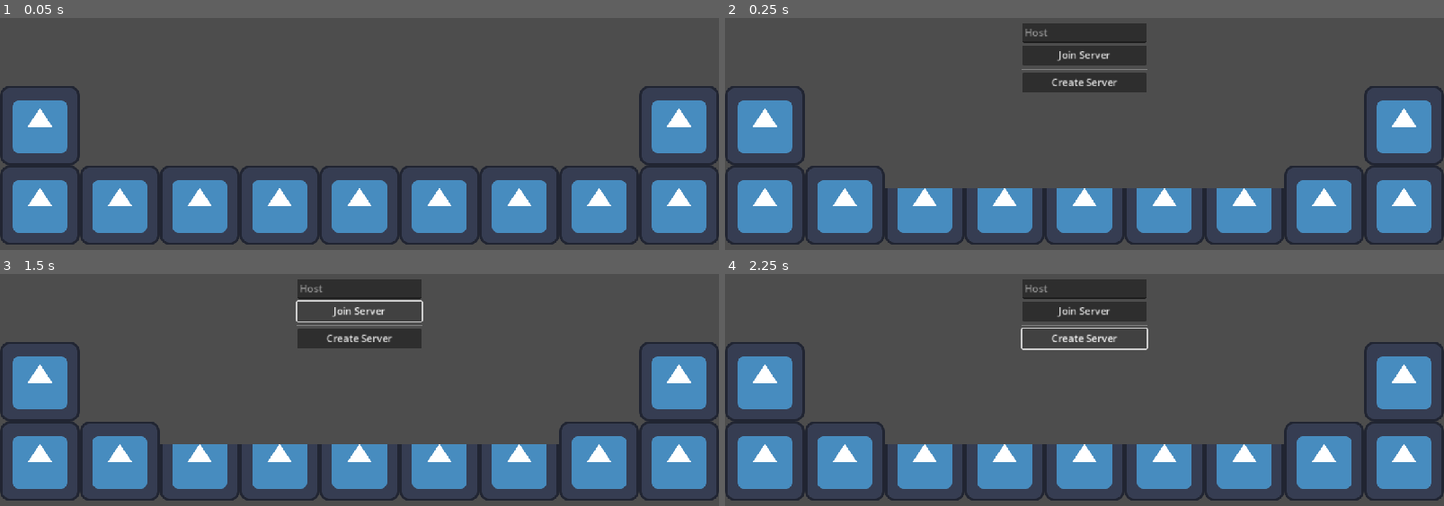
Above: before the commit, frames 1-4 (two rows, left to right).
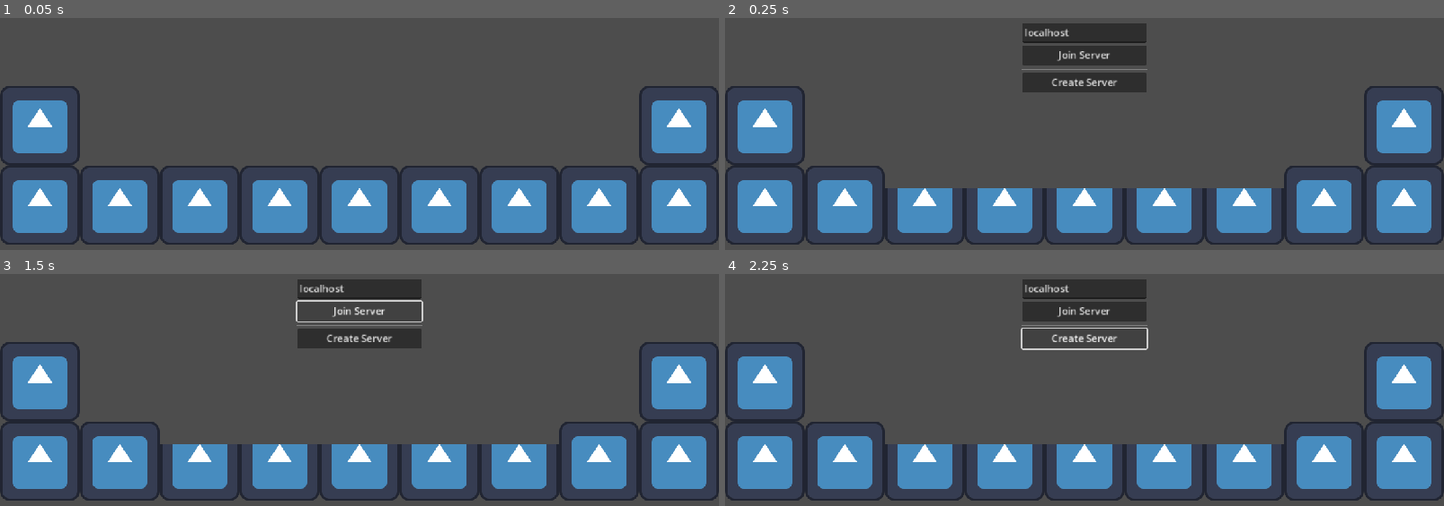
Above: after the commit, the same moments.

Repository: janekx21/lizard-world
Game: Godot game, scene res://screen.tscn
Same seed, same stepped clock (60 frames per second), same inputs: the game is played once before the commit and once after it. The engine's default icon, where the game draws it, is replaced by a stand-in: a white triangle on a blue panel in a dark square.
Inputs:
- Up to frame 1 (0.05 s): no input
- Up to frame 2 (0.25 s): no input
- Up to frame 3 (1.5 s): tap Enter at 0.5 s; hold Right (move_right) 0.53-1.25 s; tap S (attack) at 0.6 s; tap A (jump) at 0.77 s; click "Join Server" at 1.25 s
- Up to frame 4 (2.25 s): click "Create Server" at 2 s

Frame 1 is identical in both runs. In frame 2, 0.1% of the frame differs, in the area x 41-48%, y 4-9%; in frame 3, 0.1%; in frame 4, 0.1%.

Commit message:
fix multiplayer

Diff:
--- a/player.gd
+++ b/player.gd
@@ -1,13 +1,24 @@
 extends CharacterBody2D
+class_name Player
 
 const SPEED = 900
 const ACCELL = 15000
 const JUMP_HEIGHT = 1500
 
 var gravity = ProjectSettings.get_setting("physics/2d/default_gravity")
+@export var team: Color = [Color.RED, Color.BLUE].pick_random()
+
+var hp = 3
+
+func get_id():
+	return str(name).to_int()
 
 func _enter_tree():
-	set_multiplayer_authority(str(name).to_int())
+	print("spawned with id ", get_id(), " my id ", multiplayer.get_unique_id())
+	set_multiplayer_authority(get_id())
+
+func _process(delta):
+	$Sprite2D.modulate = team
 
 func _physics_process(delta):
 	if not is_multiplayer_authority(): return
@@ -16,16 +27,16 @@
 		if jumping:
 			velocity.y = -JUMP_HEIGHT
 	else:
-		var gravity_mod = 1.1 if velocity.y > 0 else 1
+		var gravity_mod = 1.1 if velocity.y > 0 else 1.0
 		if not jumping: gravity_mod += 1 # for short hopping
 		velocity.y += gravity * delta * gravity_mod
 
 	var dir = Input.get_axis("move_left","move_right")
-	var accell_mod = 1 if is_on_floor() else .5 # air accelerate
+	var accell_mod = 1.0 if is_on_floor() else 0.5 # air accelerate
 	velocity.x = move_toward(velocity.x, dir * SPEED, ACCELL * delta * accell_mod)
 
 	if Input.is_action_just_pressed("attack"):
-		attac.rpc($Shape/HurtboxPoint.global_position)
+		attack.rpc_id(1, $Shape/HurtboxPoint.global_position, multiplayer.get_unique_id())
 
 	if dir:
 		$Sprite2D.flip_h = dir < 0
@@ -34,7 +45,14 @@
 	move_and_slide()
 
 @rpc("call_local")
-func attac(at: Vector2):
+func attack(at: Vector2, from_peer_id: int):
 	var hurtbox = preload("res://scenes/hurtbox.tscn").instantiate()
 	hurtbox.global_position = at
+	hurtbox.origin_peer_id = from_peer_id
+	hurtbox.damage = 123
 	find_parent("Network").add_child(hurtbox, true)
+
+func get_damage(damage: int):
+	hp -= 1
+	if hp <= 0:
+		queue_free()
--- /dev/null
+++ b/scenes/Hitbox.gd
@@ -0,0 +1,17 @@
+extends Area2D
+class_name Hitbox
+
+@export var player: Player
+
+func _ready():
+	area_entered.connect(_area_entered)
+
+func _area_entered(area: Area2D):
+	if not is_multiplayer_authority(): return
+	if area is Hurtbox:
+		var other = area.get_player()
+		if other.team != player.team:
+			player.get_damage(1)
+
+func get_hit(damage: int, from_peer_id: int):
+	player.get_damage.rpc(damage, from_peer_id)
--- a/scenes/hurtbox.gd
+++ b/scenes/hurtbox.gd
@@ -1,4 +1,12 @@
-extends Node
+extends Area2D
+class_name Hurtbox
+
+@export var origin_peer_id: int
+@export var damage: int
 
 func remove():
-	queue_free()
+	if is_multiplayer_authority():
+		queue_free()
+
+func get_player()-> Player:
+	return $"/root/Screen/Network".get_node(str(origin_peer_id)) as Player
--- a/scenes/hurtbox.tscn
+++ b/scenes/hurtbox.tscn
@@ -4,12 +4,18 @@
 [ext_resource type="Script" path="res://scenes/hurtbox.gd" id="1_ti7nb"]
 
 [sub_resource type="RectangleShape2D" id="RectangleShape2D_qnb5v"]
-size = Vector2(95, 76)
+size = Vector2(40, 80)
 
 [sub_resource type="SceneReplicationConfig" id="SceneReplicationConfig_d7s2n"]
 properties/0/path = NodePath(".:position")
 properties/0/spawn = true
 properties/0/sync = true
+properties/1/path = NodePath(".:origin_peer_id")
+properties/1/spawn = true
+properties/1/sync = true
+properties/2/path = NodePath(".:damage")
+properties/2/spawn = true
+properties/2/sync = true
 
 [node name="Hurtbox" type="Area2D"]
 script = ExtResource("1_ti7nb")
@@ -19,8 +25,8 @@
 shape = SubResource("RectangleShape2D_qnb5v")
 
 [node name="Icon" type="Sprite2D" parent="."]
-position = Vector2(0.5, 1)
-scale = Vector2(0.710937, 0.625)
+position = Vector2(3.8147e-06, 0.5)
+scale = Vector2(0.328125, 0.617188)
 texture = ExtResource("1_1xvgk")
 
 [node name="Timer" type="Timer" parent="."]
--- a/scenes/player.tscn
+++ b/scenes/player.tscn
@@ -1,8 +1,9 @@
-[gd_scene load_steps=7 format=3 uid="uid://5ivpbo3iy32x"]
+[gd_scene load_steps=8 format=3 uid="uid://5ivpbo3iy32x"]
 
 [ext_resource type="Script" path="res://player.gd" id="1_mfejh"]
 [ext_resource type="Texture2D" uid="uid://dbcrwkj8v3rka" path="res://icon.svg" id="1_v3w73"]
 [ext_resource type="Texture2D" uid="uid://xb55bxdmc51w" path="res://textures/tractor.png" id="2_jwswa"]
+[ext_resource type="Script" path="res://scenes/Hitbox.gd" id="3_crkm5"]
 
 [sub_resource type="CapsuleShape2D" id="CapsuleShape2D_53gs1"]
 radius = 63.0
@@ -21,6 +22,9 @@
 properties/2/path = NodePath("Shape:scale")
 properties/2/spawn = true
 properties/2/sync = true
+properties/3/path = NodePath(".:team")
+properties/3/spawn = true
+properties/3/sync = true
 
 [node name="Player" type="CharacterBody2D"]
 script = ExtResource("1_mfejh")
@@ -32,8 +36,10 @@
 [node name="Shape" type="CollisionShape2D" parent="."]
 shape = SubResource("CapsuleShape2D_53gs1")
 
-[node name="Hitbox" type="Area2D" parent="Shape"]
+[node name="Hitbox" type="Area2D" parent="Shape" node_paths=PackedStringArray("player")]
 position = Vector2(0, 1)
+script = ExtResource("3_crkm5")
+player = NodePath("../..")
 
 [node name="CollisionShape2D" type="CollisionShape2D" parent="Shape/Hitbox"]
 shape = SubResource("CircleShape2D_raog1")
--- a/screen.gd
+++ b/screen.gd
@@ -4,7 +4,7 @@
 
 func _ready():
 	# Start paused.
-	#get_tree().paused = true
+	get_tree().paused = true
 
 	# Automatically start the server in headless mode.
 	if DisplayServer.get_name() == "headless":
--- a/screen.tscn
+++ b/screen.tscn
@@ -26,6 +26,7 @@
 spawn_path = NodePath("../Network")
 
 [node name="MasterPopup" type="Window" parent="."]
+process_mode = 3
 initial_position = 1
 title = "Master"
 size = Vector2i(640, 480)
@@ -44,6 +45,7 @@
 [node name="Host" type="LineEdit" parent="MasterPopup/CenterContainer/VBoxContainer"]
 custom_minimum_size = Vector2(200, 0)
 layout_mode = 2
+text = "localhost"
 placeholder_text = "Host"
 
 [node name="JoinServer" type="Button" parent="MasterPopup/CenterContainer/VBoxContainer"]
